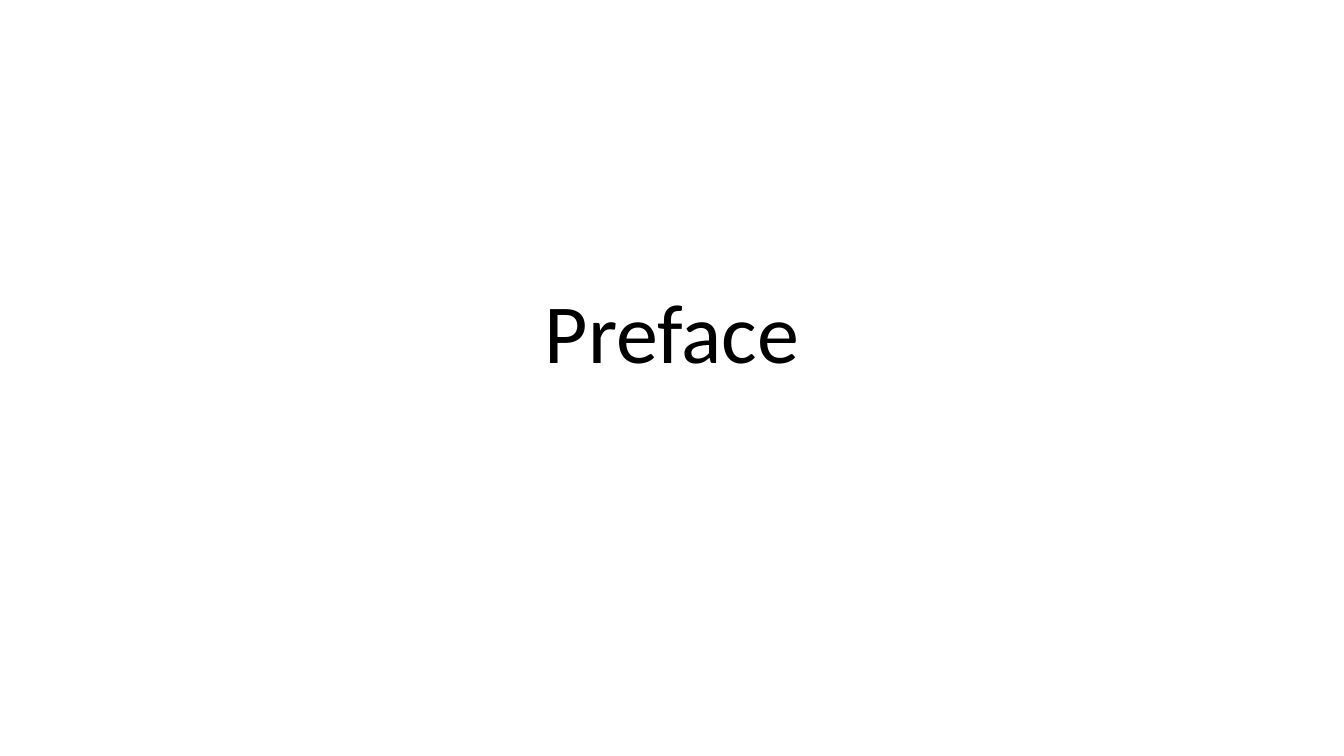
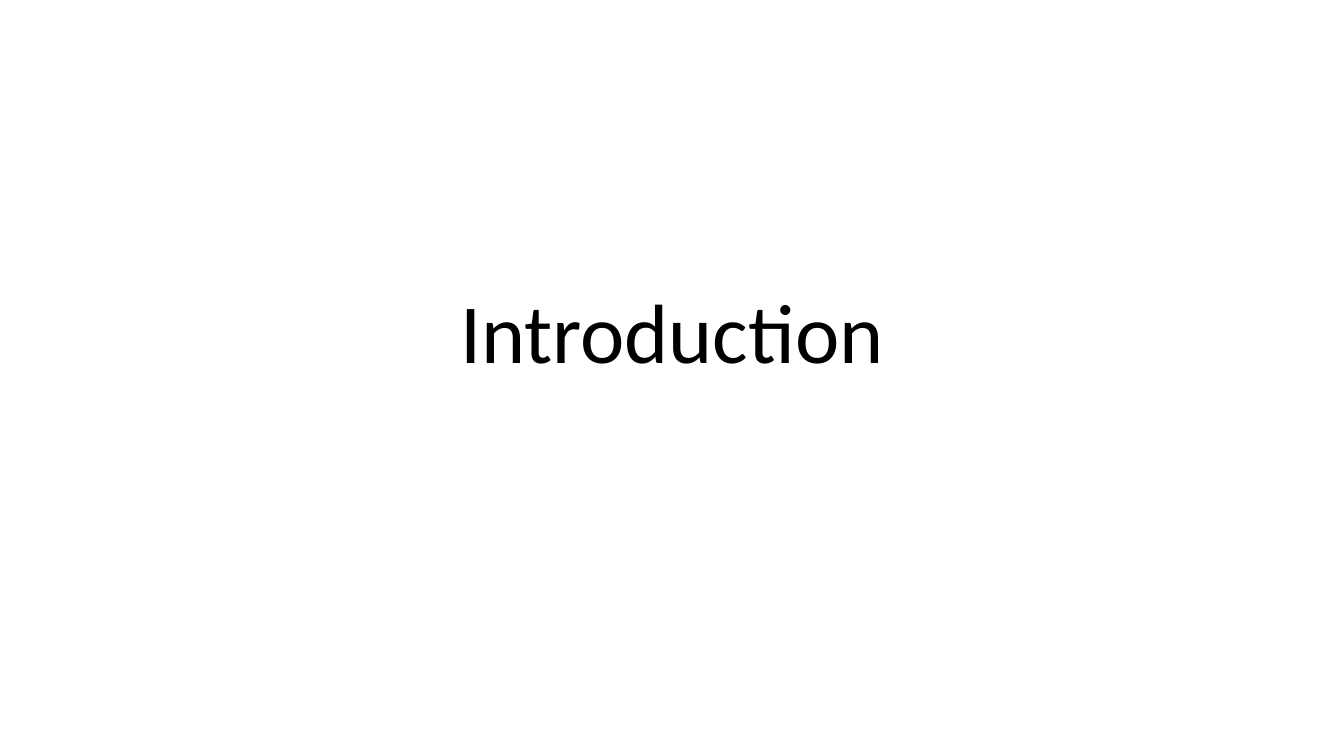
Before and after one commit to Hawmex/deep_learning_content, a slide deck: slide 2 of dnn/presentation/presentation_part1.pptx. Drawn at 1344x756 pixels with LibreOffice and Linux fonts; fonts in the diff are those of the drawing. Boxes give left, top, right and bottom in pixels: in the first picture for what was removed or moved away, otherwise in the second. Text is boxed around its words. In the diff, an @@ line names an element or a change of style, - is before the commit and + after.

```diff
--- a/dnn/presentation/presentation_part1.pptx
+++ b/dnn/presentation/presentation_part1.pptx
@@ title at (460, 304, 884, 364): text changed @@
-Preface
+Introduction
```
Also in this commit, not shown: 3 other slides changed, 3 other files.
